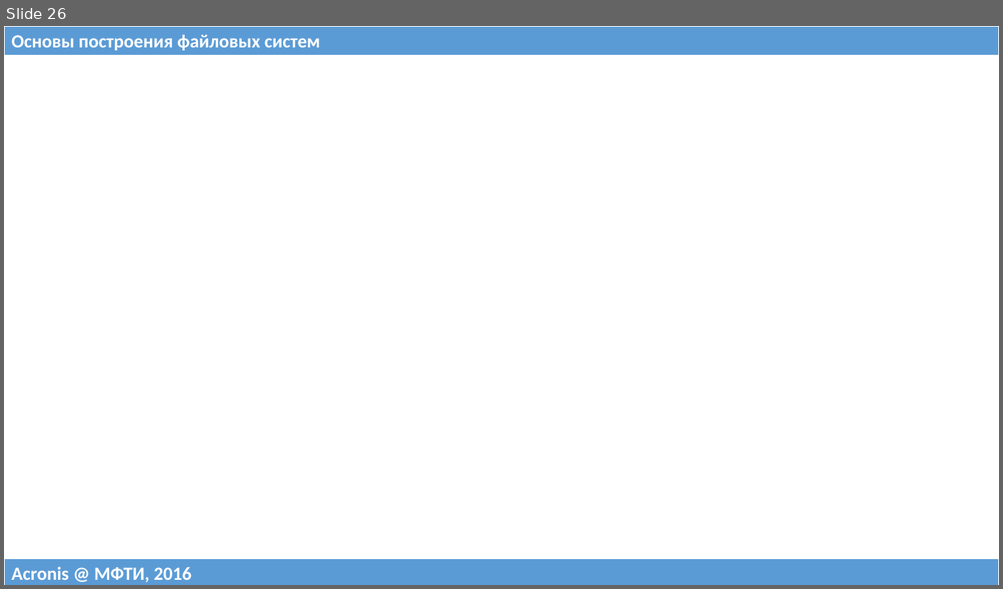
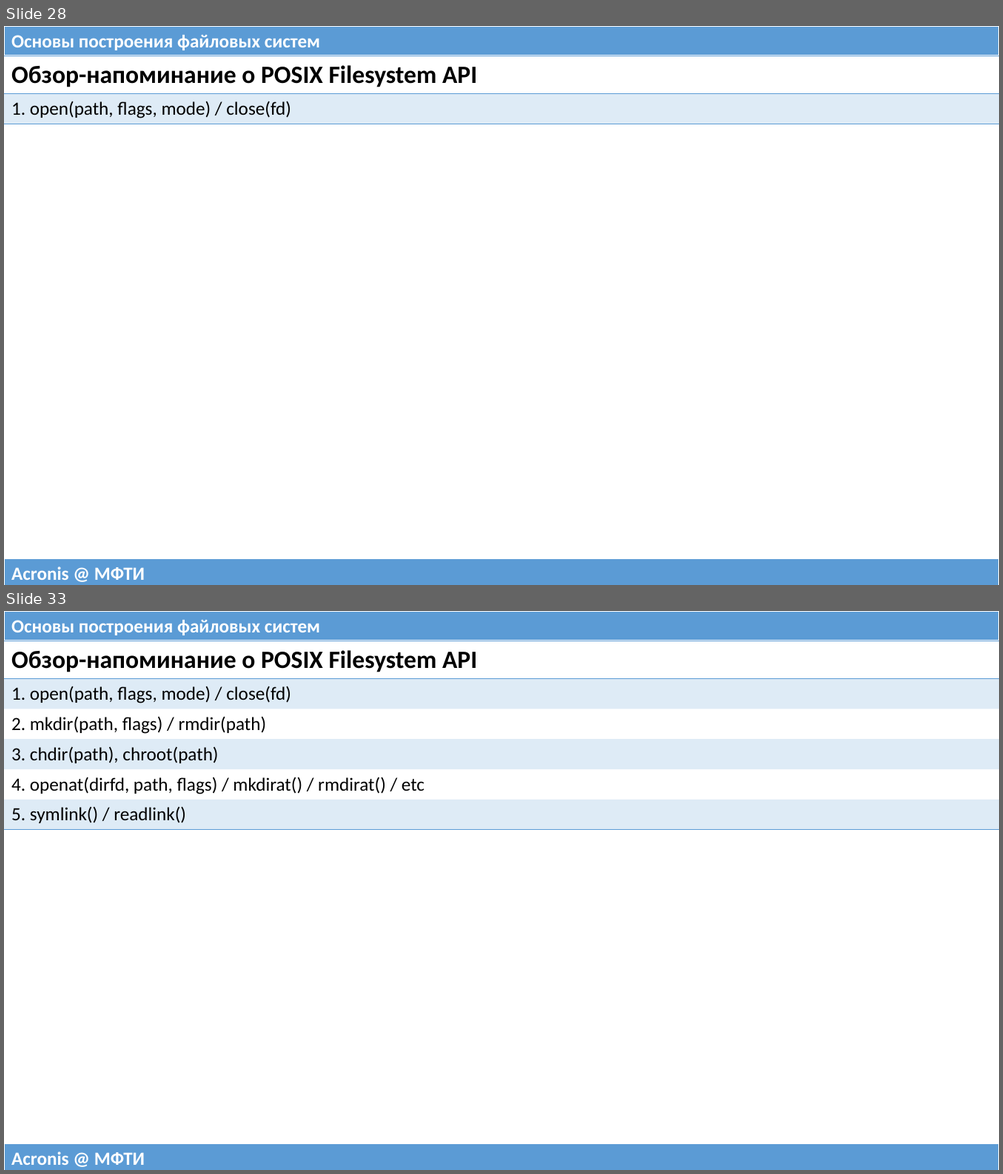
Before and after one commit to 75cc8545e7b021ed280ed0ef99fc7fc4/filesystems-101, a slide deck: talks/src/class00.pptx. Shown one above the other, each under a label of ours: slide 26 before the commit, slides 28 and 33 after it; the slides between them are not shown. The pictures are 1003x589 and 1003x1174 pixels, drawn with LibreOffice and Linux fonts; fonts in the diff are those of the drawing. Boxes give left, top, right and bottom in pixels: in the first picture for what was removed or moved away, otherwise in the second. Text is boxed around its words. In the diff, an @@ line names an element or a change of style, - is before the commit and + after.

```diff
--- a/talks/src/class00.pptx
+++ b/talks/src/class00.pptx
@@ slide 33 added at box(4, 611, 999, 1170), background #FFFFFF @@
@@ table added at box(4, 611, 999, 641), 1 rows, 1 columns @@
+Основы построения файловых систем
@@ table added at box(4, 641, 999, 829), 6 rows, 1 columns @@
+Обзор-напоминание о POSIX Filesystem API
+1. open(path, flags, mode) / close(fd)
+2. mkdir(path, flags) / rmdir(path)
+3. chdir(path), chroot(path)
+4. openat(dirfd, path, flags) / mkdirat() / rmdirat() / etc
+5. symlink() / readlink()
@@ table added at box(4, 1144, 999, 1170), 1 rows, 1 columns @@
+Acronis @ МФТИ
@@ what was slide 26 is now slide 28 @@
@@ slide 28 changed as well @@
@@ table added at box(4, 56, 999, 124), 2 rows, 1 columns @@
+Обзор-напоминание о POSIX Filesystem API
+1. open(path, flags, mode) / close(fd)
@@ table at box(4, 559, 999, 585) @@
-row 1, column 1: Acronis @ МФТИ, 2016
+row 1, column 1: Acronis @ МФТИ
```
Also in this commit, not shown: 26 other slides changed, 10 other slides added, 1 other file.
